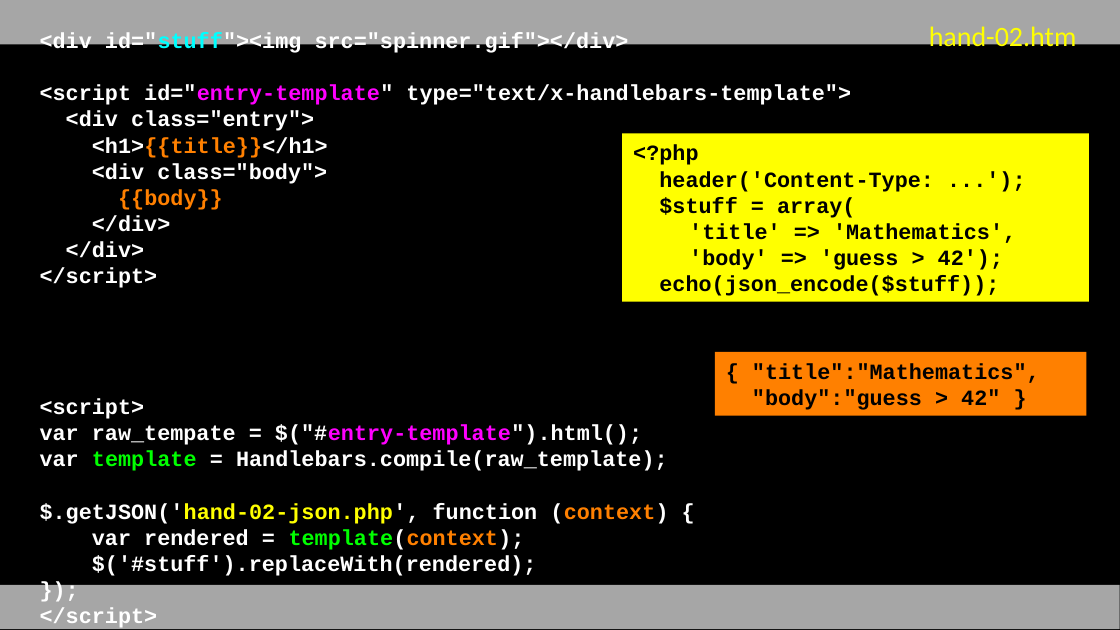
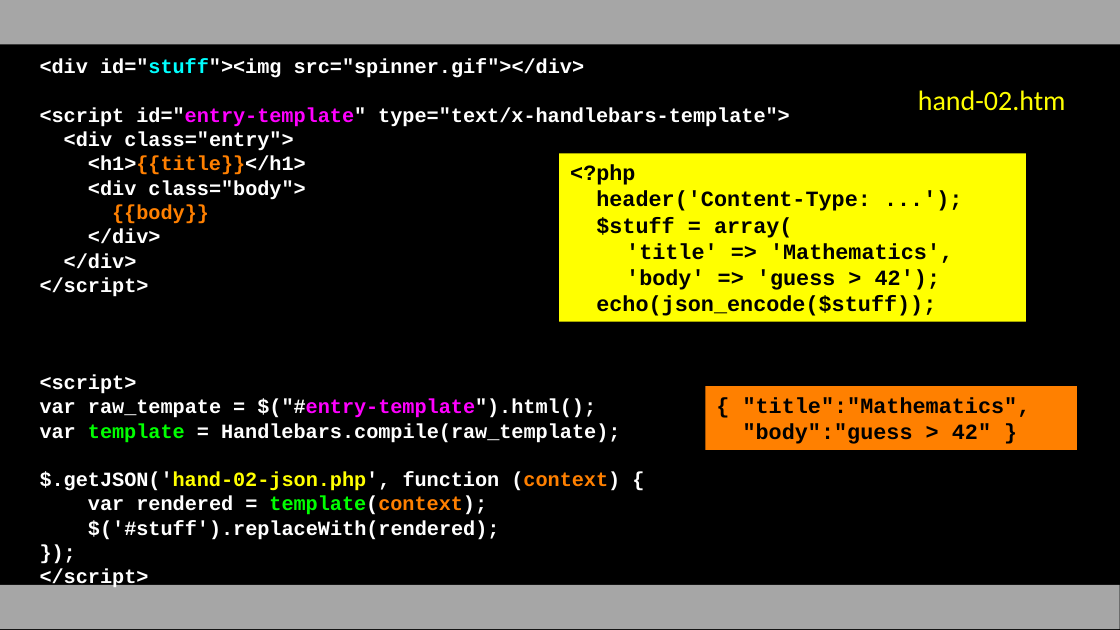
Before and after one commit to csev/wa4e, a slide deck: slide 11 of lectures/JS-05-Handlebars.ppt. Drawn at 1120x630 pixels with LibreOffice and Linux fonts; fonts in the diff are those of the drawing. Boxes give left, top, right and bottom in pixels: in the first picture for what was removed or moved away, otherwise in the second. Text is boxed around its words. In the diff, an @@ line names an element or a change of style, - is before the commit and + after.

```diff
--- a/lectures/JS-05-Handlebars.ppt
+++ b/lectures/JS-05-Handlebars.ppt
@@ text "<div id="stuff"><img src="spinner.gif"></div>": place and size @@
-text "<div id="stuff"><img src="spinner.gif"></div>" at <box>40,32,851,630</box>
+text "<div id="stuff"><img src="spinner.gif"></div>" at <box>40,59,790,590</box>
@@ text "<div id="stuff"><img src="spinner.gif"></div>" at <box>40,59,790,590</box>: size 14 to 13 pt @@
@@ text "hand-02.htm" rewrapped from <box>929,26,1077,53</box> to <box>918,90,1066,111</box> @@
@@ rectangle "<?php": place and size @@
-rectangle "<?php" at <box>623,133,1090,301</box>
+rectangle "<?php" at <box>559,153,1026,321</box>
@@ rectangle "{ "title":"Mathematics",": place and size @@
-rectangle "{ "title":"Mathematics"," at <box>715,352,1086,416</box>
+rectangle "{ "title":"Mathematics"," at <box>706,386,1077,450</box>
```
Also in this commit, not shown: 15 other slides changed, 1 slide added, 1 slide removed, 5 other files.
